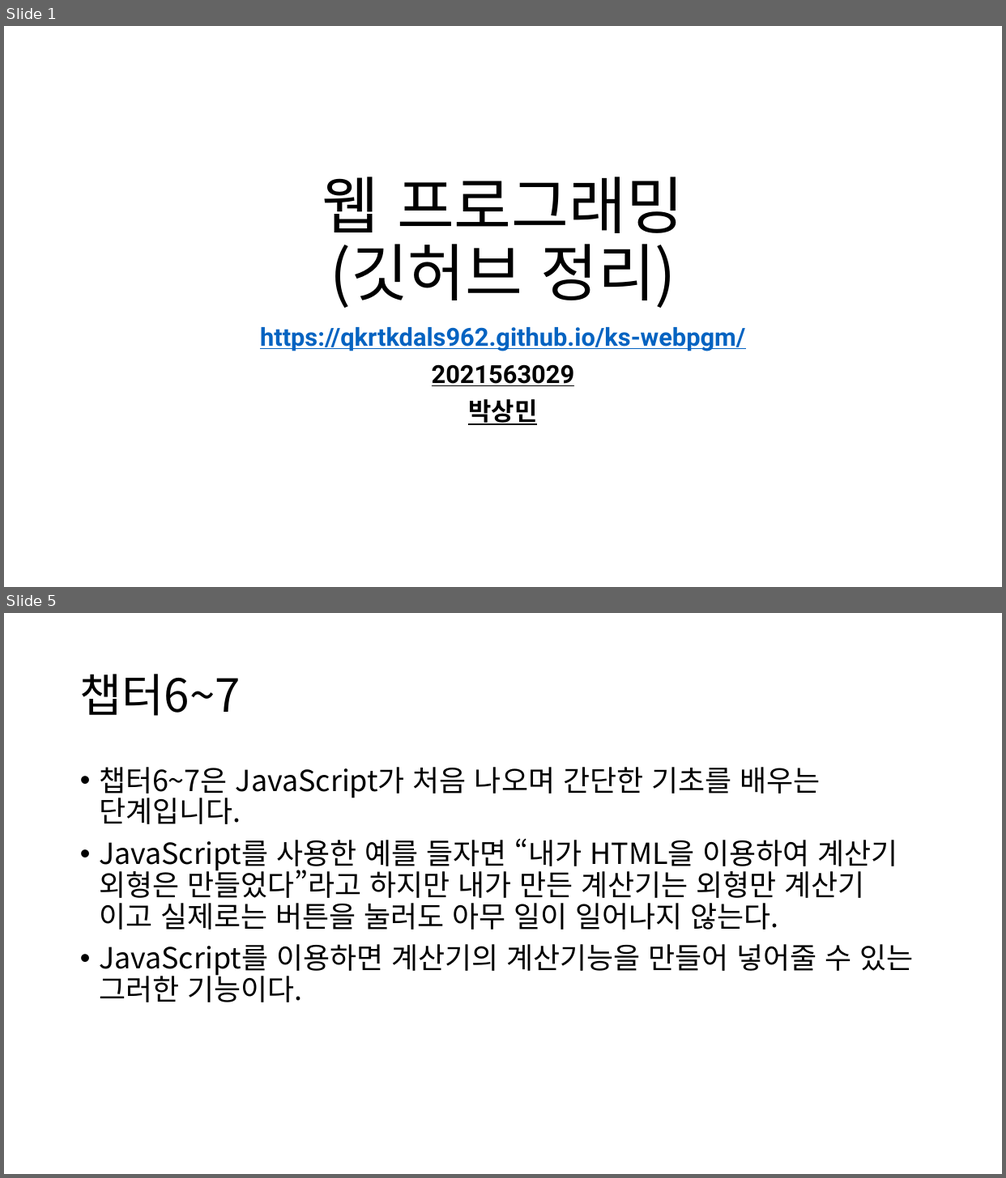
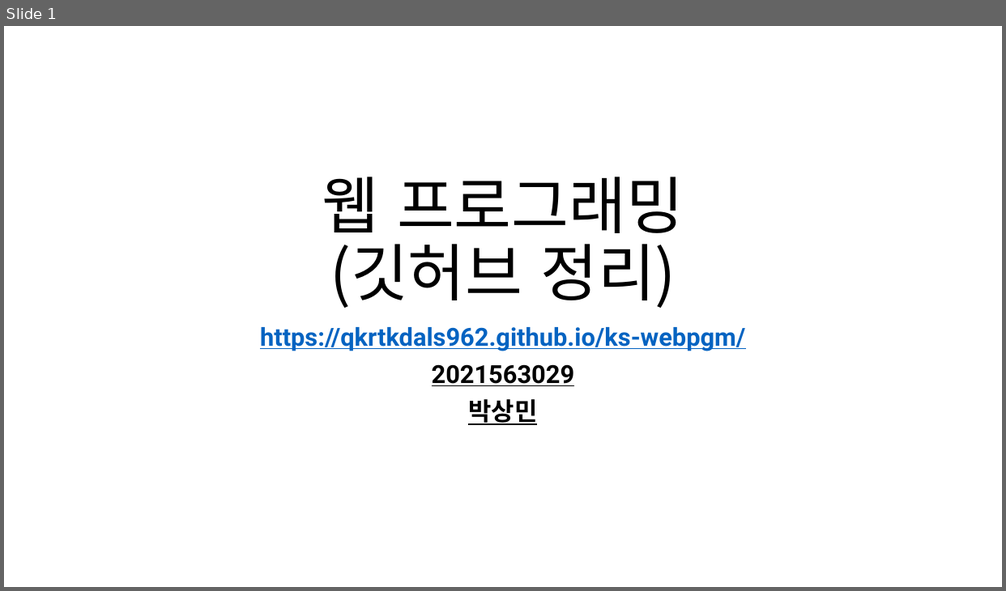
Before and after one commit to qkrtkdals962/ks-webpgm, a slide deck: 웹 프로그래밍.pptx. Shown one above the other, each under a label of ours: slides 1 and 5 before the commit, slide 1 after it; the slides between them are not shown. The pictures are 1006x1178 and 1006x591 pixels, drawn with LibreOffice and Linux fonts; fonts in the diff are those of the drawing. Boxes give left, top, right and bottom in pixels: in the first picture for what was removed or moved away, otherwise in the second. Text is boxed around its words. In the diff, an @@ line names an element or a change of style, - is before the commit and + after.

```diff
--- a/웹 프로그래밍.pptx
+++ b/웹 프로그래밍.pptx
@@ slide 5 removed at [4, 613, 1002, 1174], background #FFFFFF @@
@@ title removed at [80, 674, 241, 716] @@
-챕터6~7
@@ text removed at [99, 767, 914, 1003] @@
-• 챕터6~7은 JavaScript가 처음 나오며 간단한 기초를 배우는 단계입니다.
-• JavaScript를 사용한 예를 들자면 “내가 HTML을 이용하여 계산기 외형은 만들었다”라고 하지만 내가 만든 계산기는 외형만 계산기 이고 실제로는 버튼을 눌러도 아무 일이 일어나지 않는다.
-• JavaScript를 이용하면 계산기의 계산기능을 만들어 넣어줄 수 있는 그러한 기능이다.
```
Also in this commit, not shown: 1 slide changed, 3 slides added, 6 other slides removed, 19 other files.
